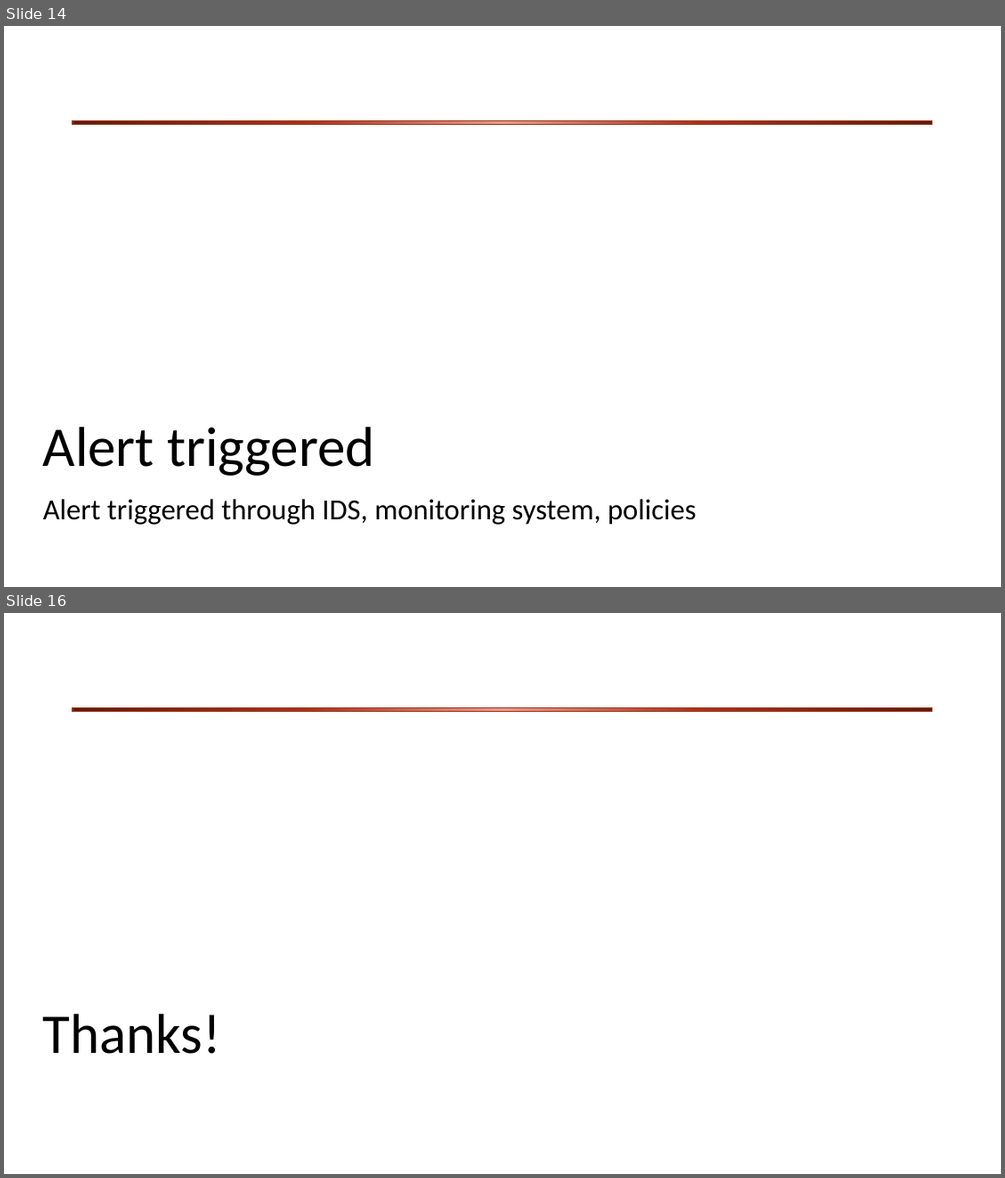
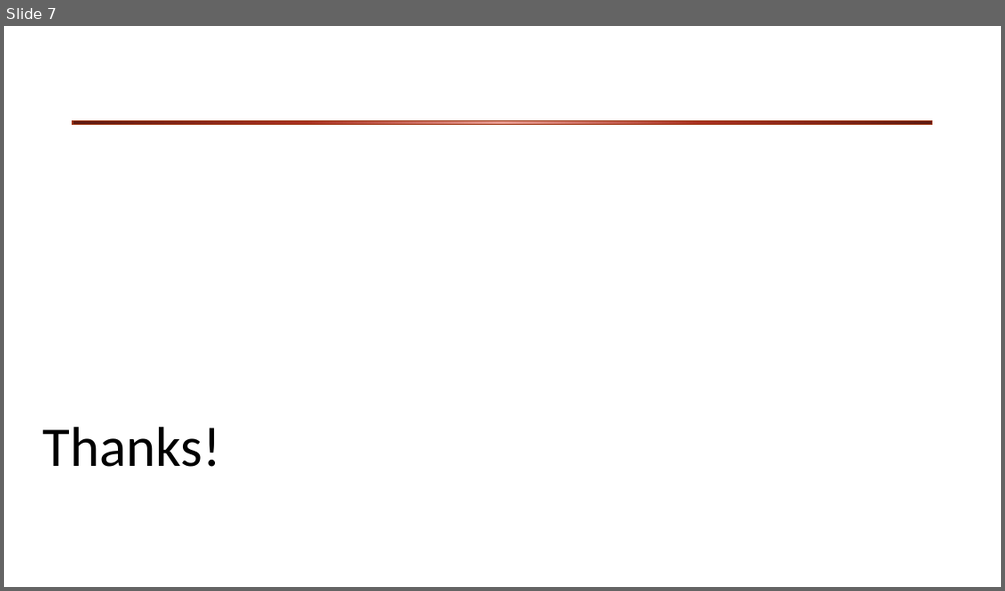
Before and after one commit to sonata-nfv/tng-industrial-pilot, a slide deck: doc/review-slides/uc2-review.pptx. Shown one above the other, each under a label of ours: slides 14 and 16 before the commit, slide 7 after it; the slides between them are not shown. The pictures are 1005x1178 and 1005x591 pixels, drawn with LibreOffice and Linux fonts; fonts in the diff are those of the drawing; background and template pictures are left out. Boxes give left, top, right and bottom in pixels: in the first picture for what was removed or moved away, otherwise in the second. Text is boxed around its words. In the diff, an @@ line names an element or a change of style, - is before the commit and + after.

```diff
--- a/doc/review-slides/uc2-review.pptx
+++ b/doc/review-slides/uc2-review.pptx
@@ slide 14 removed at [4, 26, 1001, 587], background #FFFFFF; not listed: 1 template element that a slide beside it also shows @@
@@ title removed at [43, 426, 374, 475] @@
-Alert triggered
@@ subtitle removed at [43, 499, 696, 524] @@
-Alert triggered through IDS, monitoring system, policies
@@ what was slide 16 is now slide 7 @@
```
Also in this commit, not shown: 3 slides changed, 2 slides added, 10 other slides removed, 1 other file.
